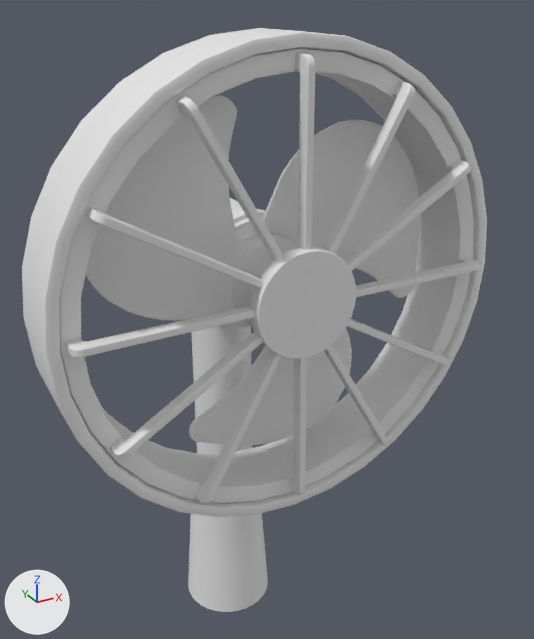
Two versions of the FBX model Assets/FBX/fan.fbx, one commit apart.
Both versions are drawn from a camera (50 mm lens) standing at (-6.47, -13.91, 10.63) and looking at (0.53, -1.19, 4.26). The axes (+X, +Y, +Z) are drawn at lower left. The lights are the same throughout. Where no turn or scale is listed for an object, it has been applied to the vertices. Vertices at the same position are counted once.

Names of what the first picture shows: 'Circle.006', 'Vert.003'.
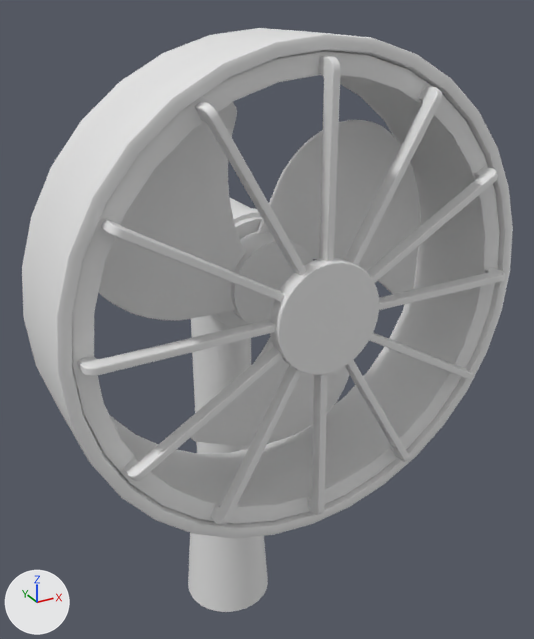
What differs and where, as boxes [x1, y1, x2, y2] in the pictures (534 x 639 px; the box of a moved part takes in the faces that stretch with it):
'Circle.006', reshaped
    before: [22, 28, 487, 612]
    after: [22, 28, 513, 612]
part 1 of me_circle_034, moved or reshaped
    before: [250, 246, 356, 359]
    after: [270, 257, 379, 375]
part 2 of me_circle_034, moved or reshaped
    before: [347, 319, 450, 366]
    after: [369, 332, 473, 380]
part 3 of me_circle_034, moved or reshaped
    before: [324, 345, 388, 445]
    after: [345, 360, 409, 462]
part 4 of me_circle_034, moved or reshaped
    before: [286, 358, 306, 496]
    after: [304, 374, 327, 515]
part 5 of me_circle_034, moved or reshaped
    before: [195, 350, 282, 504]
    after: [211, 365, 302, 525]
part 6 of me_circle_034, moved or reshaped
    before: [110, 332, 263, 459]
    after: [124, 347, 283, 481]
part 7 of me_circle_034, moved or reshaped
    before: [66, 306, 255, 357]
    after: [78, 320, 275, 376]
part 8 of me_circle_034, moved or reshaped
    before: [87, 208, 264, 288]
    after: [101, 219, 285, 302]
part 9 of me_circle_034, moved or reshaped
    before: [176, 96, 285, 263]
    after: [195, 101, 306, 275]
part 10 of me_circle_034, moved or reshaped
    before: [295, 53, 315, 250]
    after: [318, 56, 341, 261]
part 11 of me_circle_034, moved or reshaped
    before: [323, 82, 415, 254]
    after: [345, 86, 442, 265]
part 12 of me_circle_034, moved or reshaped
    before: [344, 160, 471, 271]
    after: [366, 167, 498, 283]
part 13 of me_circle_034, moved or reshaped
    before: [43, 31, 487, 517]
    after: [43, 31, 513, 538]

Patch to the scene script:
```diff
--- a/Assets/FBX/fan.fbx.py
+++ b/Assets/FBX/fan.fbx.py
@@ me_circle_034 @@
 # used by ob_circle_006; location = (0.0, 0.0, 0.0)
-me_circle_034.from_pydata(...)  # 8843 vertices, 8481 faces; spans x -4.53..4.53, y -3.69..1.52, z -3.72..10.1
+me_circle_034.from_pydata(...)  # 8843 vertices, 8481 faces; spans x -4.53..4.53, y -4.38..1.52, z -3.72..10.1
+# me_circle_034 part 1: the loose piece of 290 vertices spanning x -1.02..1.02, y -3.69..-3.38, z 4.57..6.61 is moved by (0.0, -0.7, 0.0)
+# me_circle_034 part 2: the loose piece of 136 vertices spanning x 0.76..3.65, y -3.61..-2.99, z 3.45..5.16 is moved by (0.0, -0.7, 0.0)
+# me_circle_034 part 3: the loose piece of 136 vertices spanning x 0.39..2.15, y -3.61..-2.99, z 1.94..4.81 is moved by (0.0, -0.7, 0.0)
+# me_circle_034 part 4: the loose piece of 136 vertices spanning x -0.09..0.08, y -3.61..-2.99, z 1.41..4.67 is moved by (0.0, -0.7, 0.0)
+# me_circle_034 part 5: the loose piece of 136 vertices spanning x -2.14..-0.43, y -3.61..-2.99, z 1.94..4.83 is moved by (0.0, -0.7, 0.0)
+# me_circle_034 part 6: the loose piece of 136 vertices spanning x -3.65..-0.78, y -3.61..-2.99, z 3.44..5.2 is moved by (0.0, -0.7, 0.0)
+# me_circle_034 part 7: the loose piece of 136 vertices spanning x -4.18..-0.92, y -3.61..-2.99, z 5.51..5.68 is moved by (0.0, -0.7, 0.0)
+# me_circle_034 part 8: the loose piece of 136 vertices spanning x -3.65..-0.76, y -3.61..-2.99, z 6.02..7.73 is moved by (0.0, -0.7, 0.0)
+# me_circle_034 part 9: the loose piece of 136 vertices spanning x -2.15..-0.39, y -3.61..-2.99, z 6.38..9.24 is moved by (0.0, -0.7, 0.0)
+# me_circle_034 part 10: the loose piece of 136 vertices spanning x -0.08..0.09, y -3.61..-2.99, z 6.51..9.78 is moved by (0.0, -0.7, 0.0)
+# me_circle_034 part 11: the loose piece of 136 vertices spanning x 0.43..2.14, y -3.61..-2.99, z 6.35..9.24 is moved by (0.0, -0.7, 0.0)
+# me_circle_034 part 12: the loose piece of 136 vertices spanning x 0.78..3.65, y -3.61..-2.99, z 5.98..7.74 is moved by (0.0, -0.7, 0.0)
+# me_circle_034 part 13: 1493 of the vertices in x -4.53..4.53, y -3.61..-2.99, z 1.04..10.1 are moved by (0.0, -0.7, 0.0)
 me_circle_034.materials.append(mat_material)
```
